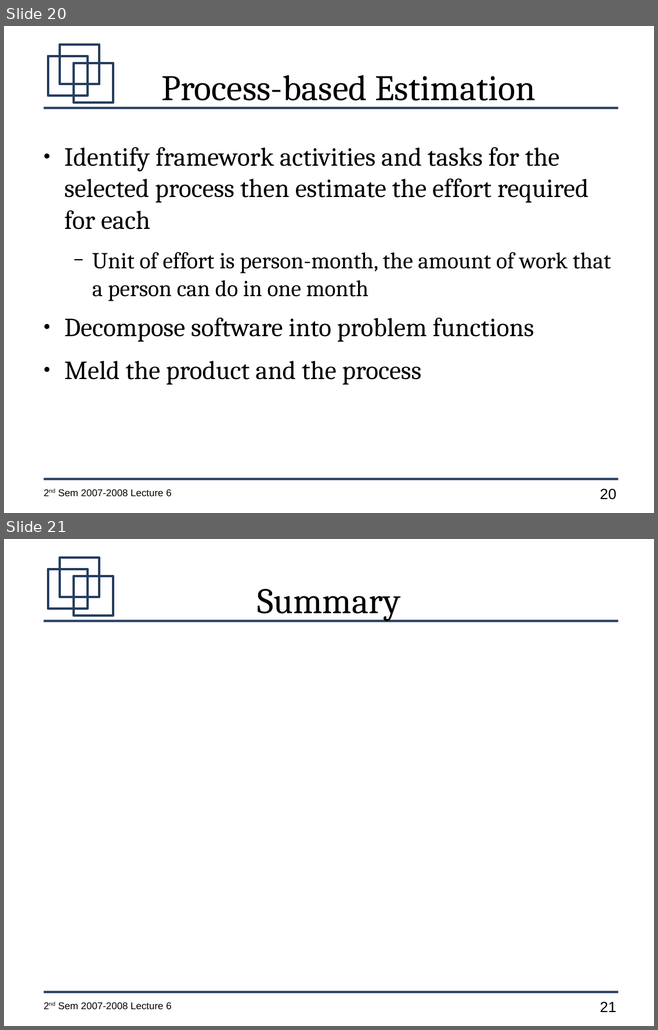
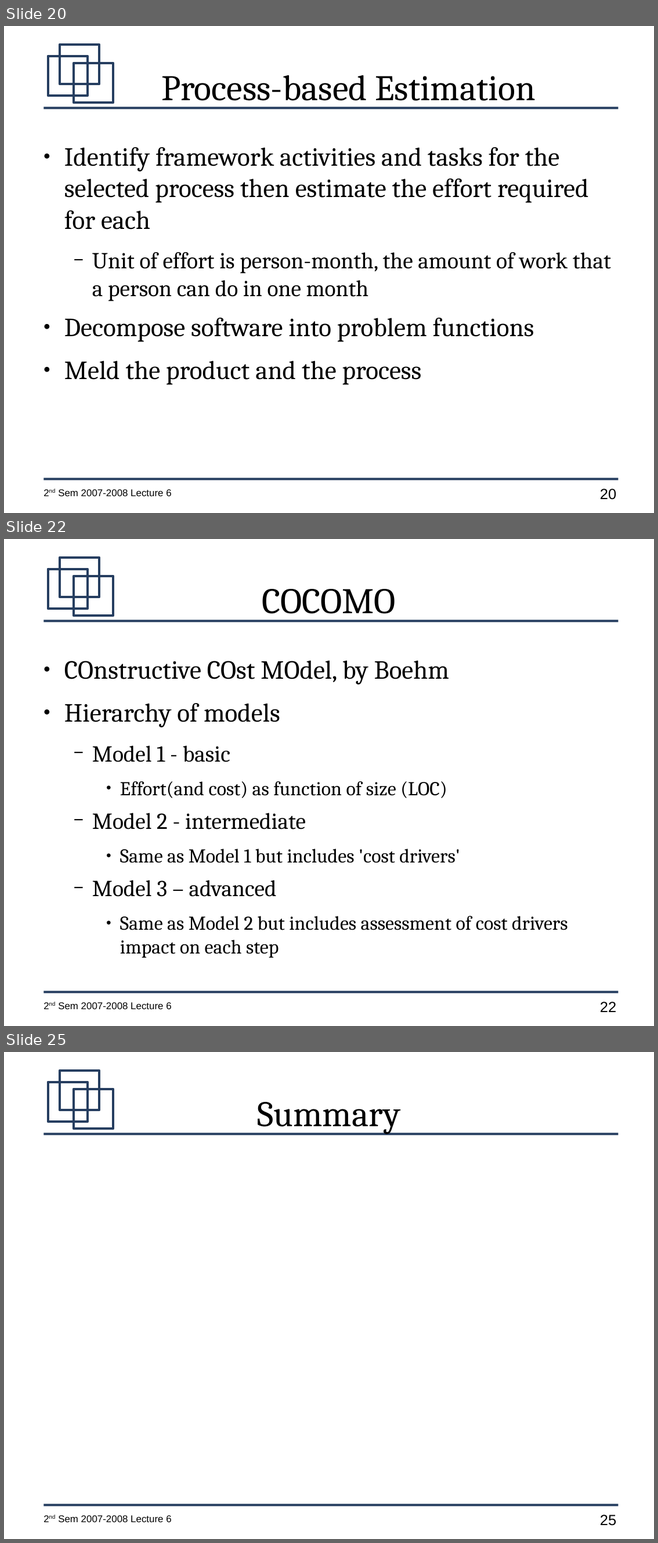
Before and after one commit to jachermocilla/jach-homepage, a slide deck: CMSC128-2nd-Sem-2007-L6.odp. Shown one above the other, each under a label of ours: slides 20 and 21 before the commit, slides 20, 22 and 25 after it; the slides between them are not shown. The pictures are 658x1030 and 658x1543 pixels, drawn with LibreOffice and Linux fonts; fonts in the diff are those of the drawing. Boxes give left, top, right and bottom in pixels: in the first picture for what was removed or moved away, otherwise in the second. Text is boxed around its words. In the diff, an @@ line names an element or a change of style, - is before the commit and + after.

```diff
--- a/CMSC128-2nd-Sem-2007-L6.odp
+++ b/CMSC128-2nd-Sem-2007-L6.odp
@@ slide 22 added at (4,539,654,1026), background #FFFFFF; not listed: 7 template elements that a slide beside it also shows @@
@@ title added at (262,589,396,621), 44 pt, text #000000 @@
+COCOMO
@@ text added at (64,660,568,958), 24 pt, text #000000 @@
+● COnstructive COst MOdel, by Boehm
+● Hierarchy of models
+  − Model 1 - basic
+    ● Effort(and cost) as function of size (LOC)
+  − Model 2 - intermediate
+    ● Same as Model 1 but includes 'cost drivers'
+  − Model 3 – advanced
+    ● Same as Model 2 but includes assessment of cost drivers impact on each step
@@ what was slide 21 is now slide 25 @@
@@ page number at (600,1515,616,1526): text changed @@
-21
+25
```
Also in this commit, not shown: 3 other slides added, 1 other file.
